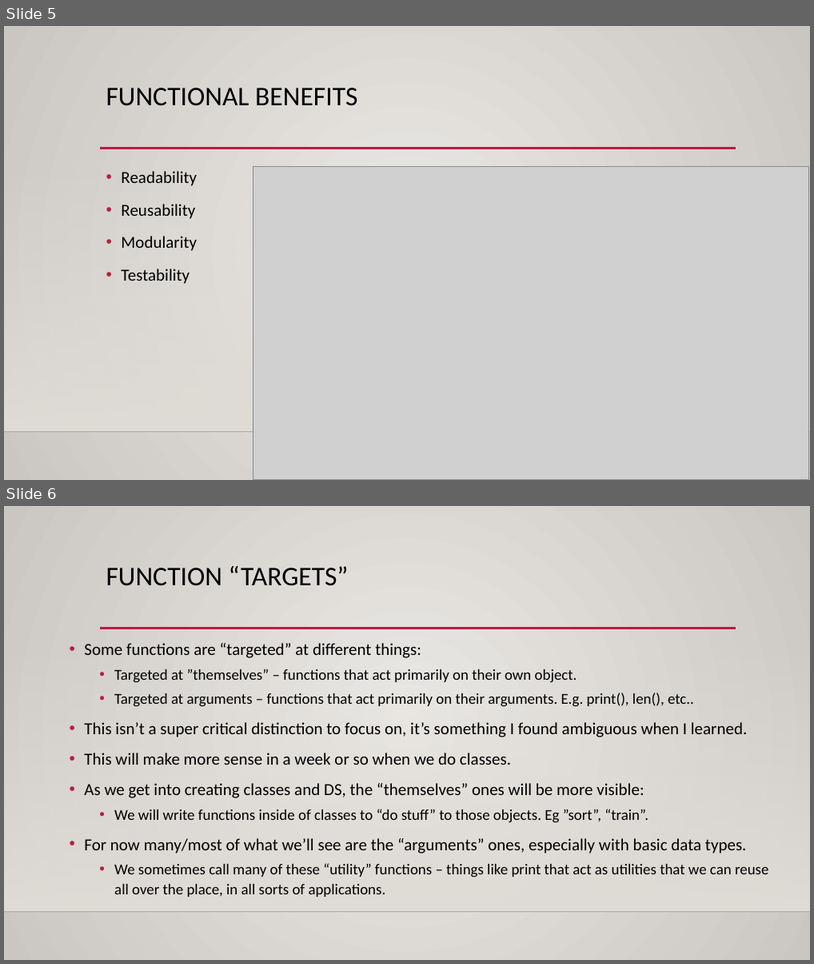
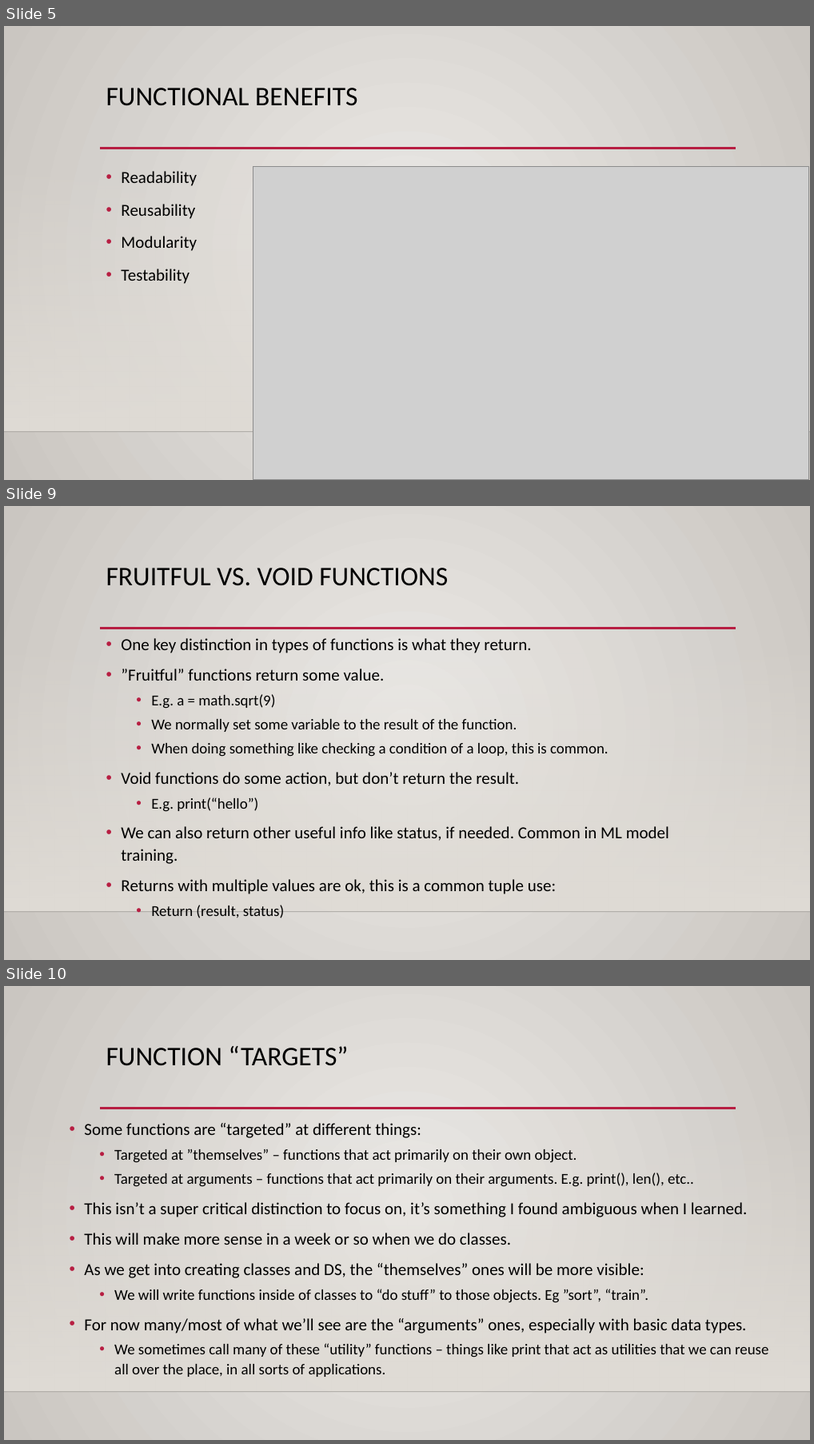
Before and after one commit to okohnkay/Programming_Basics_for_ML, a slide deck: course_material/slides/004_functions.pptx. Shown one above the other, each under a label of ours: slides 5 and 6 before the commit, slides 5, 9 and 10 after it; the slides between them are not shown. The pictures are 814x964 and 814x1444 pixels, drawn with LibreOffice and Linux fonts; fonts in the diff are those of the drawing; grey boxes stand for pictures; background and template pictures are left out. Boxes give left, top, right and bottom in pixels: in the first picture for what was removed or moved away, otherwise in the second. Text is boxed around its words. In the diff, an @@ line names an element or a change of style, - is before the commit and + after.

```diff
--- a/course_material/slides/004_functions.pptx
+++ b/course_material/slides/004_functions.pptx
@@ slide 9 added at [4,506,810,960], background gradient #ECEAE7 to #CAC7C1; not listed: 3 template elements that a slide beside it also shows @@
@@ title added at [106,568,448,586], 32 pt, text #000000 @@
+FRUITFUL VS. VOID FUNCTIONS
@@ text added at [121,638,670,918], 20 pt, text #000000 @@
+• One key distinction in types of functions is what they return.
+• ”Fruitful” functions return some value.
+  • E.g. a = math.sqrt(9)
+  • We normally set some variable to the result of the function.
+  • When doing something like checking a condition of a loop, this is common.
+• Void functions do some action, but don’t return the result.
+  • E.g. print(“hello”)
+• We can also return other useful info like status, if needed. Common in ML model training.
+• Returns with multiple values are ok, this is a common tuple use:
+  • Return (result, status)
@@ what was slide 6 is now slide 10 @@
```
Also in this commit, not shown: 3 other slides added, 3 other files.
